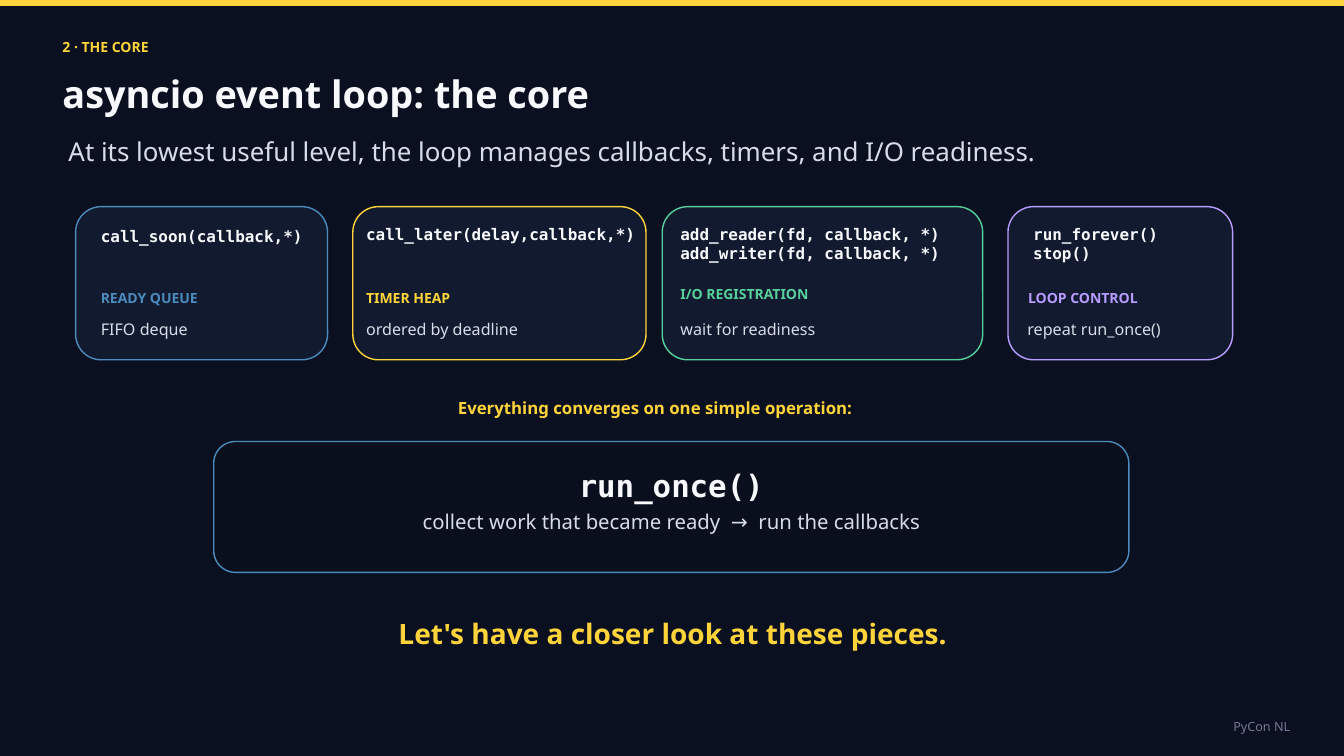
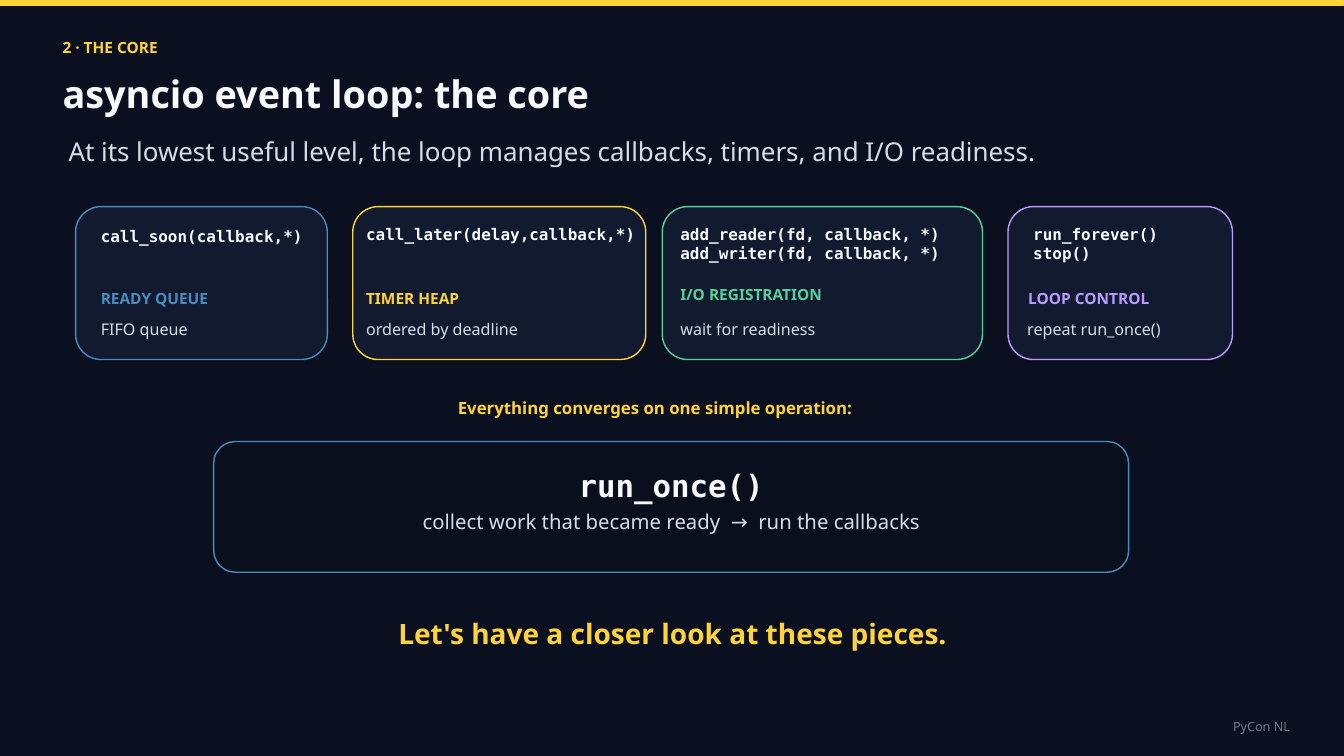
Before and after one commit to tarasko/eduloop, a slide deck: slide 4 of slides/TarasKozlov_AsyncioLoop.pptx. Drawn at 1344x756 pixels with LibreOffice and Linux fonts; fonts in the diff are those of the drawing. Boxes give left, top, right and bottom in pixels: in the first picture for what was removed or moved away, otherwise in the second. Text is boxed around its words. In the diff, an @@ line names an element or a change of style, - is before the commit and + after.

```diff
--- a/slides/TarasKozlov_AsyncioLoop.pptx
+++ b/slides/TarasKozlov_AsyncioLoop.pptx
@@ size 10 to 11 pt in 5 elements at (63, 42, 158, 53), (101, 293, 208, 307), (366, 293, 459, 304), (680, 289, 822, 300), (1028, 293, 1149, 304) @@
@@ text at (101, 323, 188, 339): text changed @@
-FIFO deque
+FIFO queue
```
Also in this commit, not shown: 8 other slides changed, 1 slide added, 1 slide removed, 6 other files.
